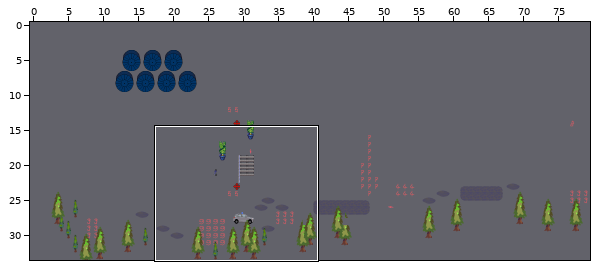
Tiled map (JSON), stored at maps/zl-outside.json. Above, an overview of the earlier version with the close-up marked.
Close-up. Before:
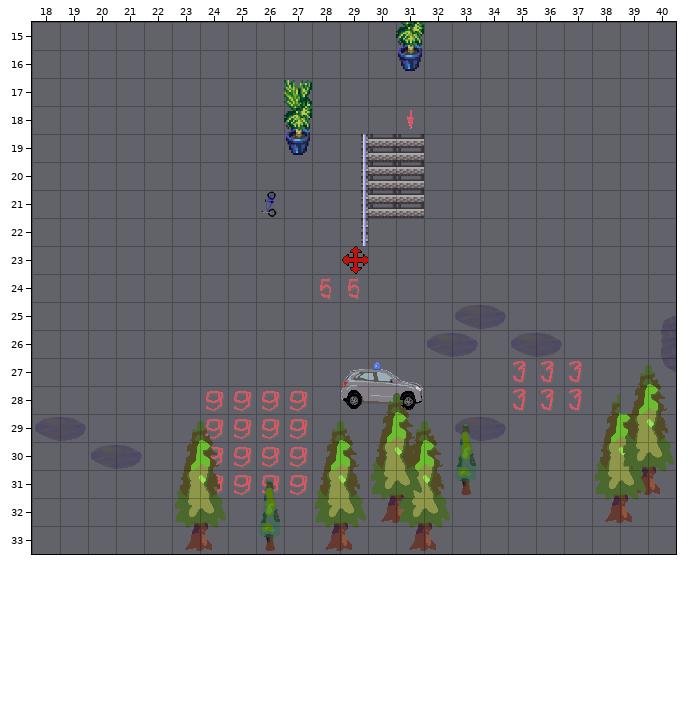
Cells are 32x32 px. Shown: x 18..40, y 15..33. The commit also changed other parts of the map, which this record leaves out.
After:
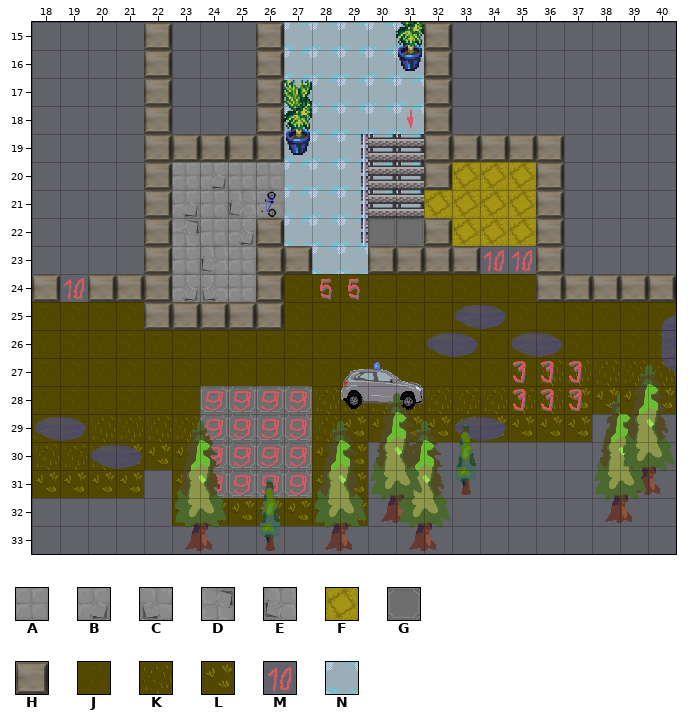
Key: from "floortileset": A 0, B 13, C 13 flipped left-right, D 13 turned 270, E 13 turned 90, F 27, G 28, H 35, J 48, K 49, L 51; from "z-Labor": M 9; from "z-Labor-floor3434": N 24.
_ is an empty cell.
Tiles of an added or newly shown layer are drawn over the layers below it.
The exact change:
Layer "silent" (now shown):
Tile F is added in row 20 at x 33 to 35; in row 21 at x 32 to 35; in row 22 at x 33 to 35.
Layer "floor" (now shown):
Tile A is added in row 20 at x 23 and 25 to 26; in row 21 at x 24 and 26; in row 22 at x 24; in row 23 at x 23 and 25; in row 24 at x 25.
Tile B is added in row 20 at x 24; in row 21 at x 23; in row 22 at x 25; in row 24 at x 23.
Tile C is added in row 24 at x 24.
Tile D is added in row 22 at x 23.
Tile E is added in row 21 at x 25; in row 23 at x 24.
Tile G is added in rows 28 to 31 at x 24 to 27.
Tile H is added in rows 15 to 18 at x 22, 26 and 32; in row 19 at x 22 to 26 and 32 to 36; in row 20 at x 22, 32 and 36; in row 21 at x 22 and 36; in row 22 at x 22, 26, 32 and 36; in row 23 at x 22, 26 to 27, 30 to 33 and 36.
Tile H is added in row 24 at x 18, 20 to 22, 26 and 36 to 40; in row 25 at x 22 to 26.
Tile J is added in row 24 at x 27 to 35; in row 25 at x 18 to 21 and 27 to 40; in row 26 at x 18 to 40; in row 27 at x 18 to 35; in row 28 at x 18 to 23; in row 29 at x 18 to 19.
Tile K is added in row 27 at x 36 to 40; in row 28 at x 28 to 36; in row 29 at x 20 to 23 and 28; in row 30 at x 18 to 20.
Tile L is added in row 28 at x 37 to 40; in row 29 at x 29 to 37; in row 30 at x 21 to 23 and 28 to 29; in row 31 at x 18 to 21, 23 and 28 to 29; in row 32 at x 23 to 29.
Tile M is added in row 23 at x 34 to 35; in row 24 at x 19.
Tile N is added in rows 15 to 21 at x 27 to 31; in row 22 at x 27 to 29; in row 23 at x 28 to 29.
Changed places in both close-ups, as pixel boxes (x1, y1, x2, y2):
added: (32, 22, 676, 526)
